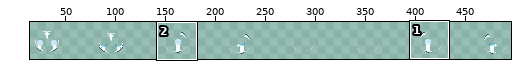
Two states of a sprite sheet, resources/gfx/characters/costumes_c/character_009b_lazarus2hair.png. Above: a wide view before the commit, with the close-up outlined.
Close-up. Before the commit:
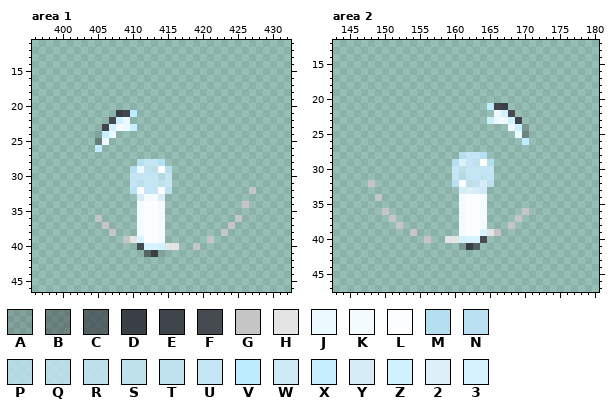
The file is 512x64 pixels. Pixels under 10% opacity are left out. Colours within 5 levels of each other are drawn and written as one. Shown: area 1: x 396..432, y 11..46; area 2: x 143..180, y 12..47. The wide view leaves out empty margins. The commit also changed other parts of the picture, which this record leaves out.
Palette (. is transparent): A #31333832  B #34363b6e  C #35393eaa  D #3a3f45  E #40454b  F #454b51  G #c5c5c5  H #e4e4e4  J #ecf9ff  K #f3fbff  L #fbfdff  M #b3dff1  N #b9e1f2  P #c4e6f4bd  Q #c4e6f4cc  R #c4e6f4df  S #c4e6f4e5  T #c4e6f4ef  U #c4e6f4  V #bdebff  W #cdeaf6  X #c8efff  Y #d6edf7  Z #d1f1ff  2 #ddf0f8  3 #d7f3ff
Pixels before, area 1, first column x 405:
21 ...DEV.................
22 ..FZJ..................
23 .EZKJX.................
24 AXJ....................
25 BJ.....................
26 V......................
27 .......................
28 ......MUUM.............
29 .....MJTRLM............
30 .....UUUUPU............
31 .....URUURU............
32 .....NLUULN...........G
33 ......YKKY.............
34 ......KLLK...........G.
35 ......KLLK.............
36 G.....KLLK..........G..
37 .G....KLLK.........G...
38 ..G...KLLK........G....
39 ....GH3LLK......G......
40 ......F33ZHH..G........
41 .......CDA.............
Pixels before, area 2, first column x 148:
21 .................VED...
22 ..................JZF..
23 .................XJKZE.
24 ....................JXA
25 .....................JB
26 ......................V
27 .......................
28 .............MUUM......
29 ............M2USLM.....
30 ............UQUUUU.....
31 ............UPUUSU.....
32 G...........NLRTYN.....
33 .............Y2YW......
34 .G...........KLLK......
35 .............KLLK......
36 ..G..........KLLK.....G
37 ...G.........KLLK....G.
38 ....G........KLLK...G..
39 ......G......KLL3HG....
40 ........G..HHZ33F......
41 .............ADC.......
The same view after the edit:
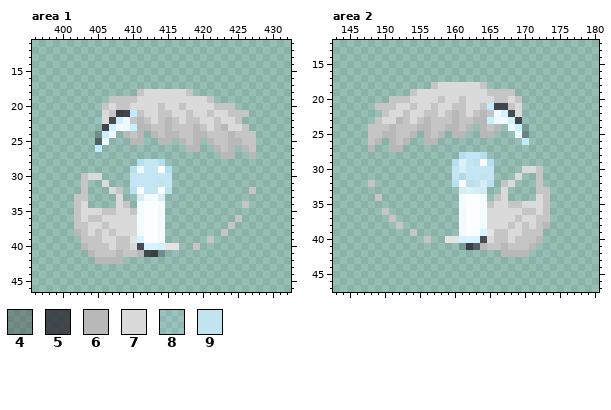
Colours new in this view: 4 #3133385a  5 #35393ee3  6 #b8b8b8  7 #dadada  8 #b7eaff1d  9 #c4e6f4f5
The edit:
Changed rows in their new state; - is an unchanged pixel.
Area 1:
first column x 402:
18 ---------G777777G---------
19 -----GGGG7777777777G------
20 ----G7GG7777G77G7777GGG---
21 ----7G---G77GG77G77G77GGG-
22 ---87---G6G7G6G7GG77G77G--
23 ---------66GG6GGG6G7G677G-
24 ---4---6G6-6G66GG66GGG6GGG
25 ---C----66--66-6G6-6GG66GG
26 ----------------66--6G6-6G
27 ---------------------66--6
29 ----------UU--------------
30 -G77--------U-------------
31 -G--7----U--9-------------
32 -G---7G-------------------
33 GG----7-------------------
34 G7----7G------------------
35 G777GG77G-----------------
36 G7G-77777-----------------
37 GG77-7777-----------------
38 6G7G7-777-----------------
39 -GGG77G-------------------
40 -6GGG7GG7-----------------
41 --6GGG6GG65-4-------------
42 ---6666-------------------
Area 2:
first column x 148:
18 ---------G777777G---------
19 ------G7777777777GGGG-----
20 ---GGG7777G77G7777GG7G----
21 -GGG77G77G77GG77G--EG7----
22 --G77G77GG7G6G7G6G---7----
23 -G776G7G6GGG6GG66---------
24 GGG6GGG66GG66G6-6G6-------
25 GG66GG6-6G6-66--66--------
26 G6-6G6--66----------------
27 6--66---------------------
30 -------------Y--------77G-
31 ---------------------7--G-
32 -------------------G7---G-
33 -------------------7----GG
34 ------------------G7----7G
35 -----------------G77GG777G
36 -----------------77777-G7G
37 -----------------7777-77GG
38 -----------------777-7G7G6
39 -------------------G77GGG-
40 -----------------7GG7GGG6-
41 ----------------6GG6GGG6--
42 -------------------6666---
Where, in picture pixels (left, top, right, bottom), the same in both close-ups:
changed: (74, 89, 256, 264)
changed: (368, 82, 522, 152)
changed: (459, 166, 550, 257)
